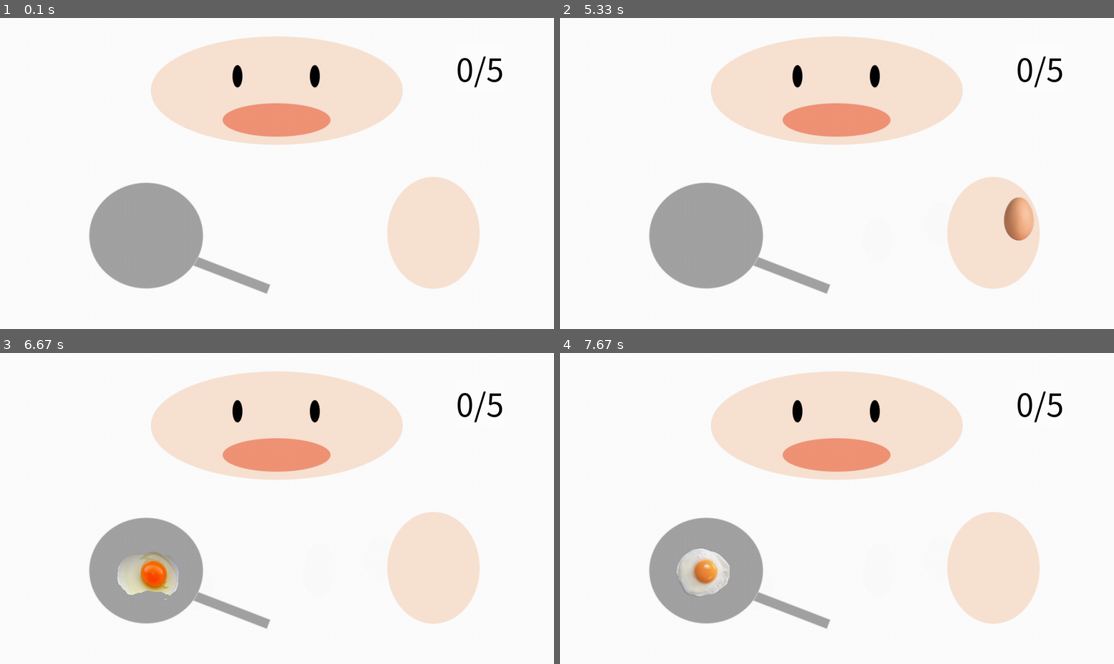
Above: before the commit, frames 1-4 (two rows, left to right).
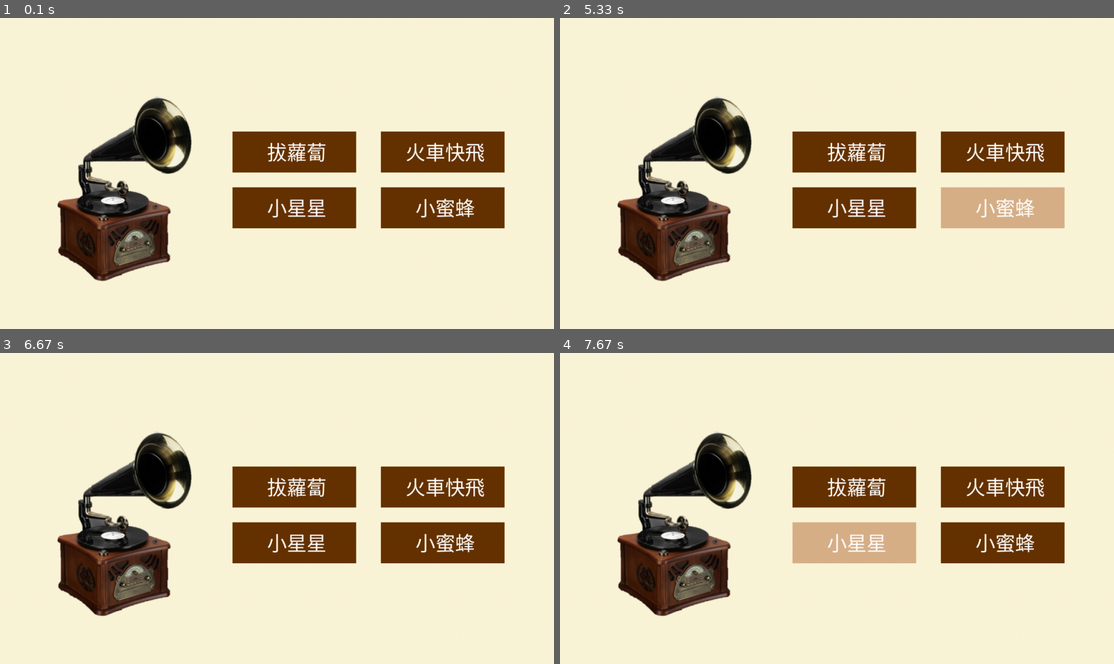
Above: after the commit, the same moments.

Repository: Luo-Andy-043/PBC_Final
Game: pygame game, started from Coding/mock_test.py
Same seed, same stepped clock (60 frames per second), same inputs: the game is played once before the commit and once after it.
Inputs (mouse positions are in pixels of both pictures, inside the frame that each line leads up to):
- Up to frame 1 (0.1 s): no input
- Up to frame 2 (5.33 s): press the mouse at (853, 151) at 0.37 s; move the mouse to (853, 207) at 0.47 s; release the mouse at (853, 263) at 0.6 s; press the mouse at (1003, 207) at 0.7 s; move the mouse to (942, 223) at 0.8 s; release the mouse at (875, 238) at 0.93 s; click (1003, 151) at 1.05 s, where only the run after the commit has a clickable "火車快飛"; click (654, 235) at 1.38 s; press the mouse at (853, 151) at 2.2 s; move the mouse to (942, 173) at 2.3 s; release the mouse at (1036, 195) at 2.43 s; click (1047, 58) at 2.55 s; press the mouse at (1003, 151) at 2.87 s; move the mouse to (853, 120) at 2.97 s; release the mouse at (704, 92) at 3.1 s; click (853, 207) at 3.22 s, where only the run after the commit has a clickable "小星星"; click (748, 95) at 3.55 s; press the mouse at (1003, 151) at 3.87 s; move the mouse to (892, 207) at 3.97 s; release the mouse at (776, 266) at 4.1 s; press the mouse at (853, 151) at 4.2 s; move the mouse to (875, 161) at 4.3 s; release the mouse at (892, 167) at 4.43 s; press the mouse at (1003, 151) at 4.53 s; move the mouse to (831, 204) at 4.63 s; release the mouse at (659, 257) at 4.77 s; press the mouse at (853, 207) at 4.87 s; move the mouse to (825, 170) at 4.97 s; release the mouse at (803, 133) at 5.1 s; click (1019, 220) at 5.22 s
- Up to frame 3 (6.67 s): press the mouse at (293, 542) at 5.53 s; move the mouse to (376, 524) at 5.63 s; release the mouse at (459, 508) at 5.77 s; press the mouse at (443, 486) at 5.87 s; move the mouse to (282, 480) at 5.97 s; release the mouse at (121, 474) at 6.1 s; press the mouse at (443, 542) at 6.2 s; move the mouse to (321, 564) at 6.3 s; release the mouse at (199, 589) at 6.43 s; press the mouse at (293, 486) at 6.53 s; move the mouse to (210, 492) at 6.63 s
- Up to frame 4 (7.67 s): release the mouse at (681, 496) at 6.77 s; press the mouse at (853, 486) at 6.87 s; move the mouse to (781, 536) at 6.97 s; release the mouse at (709, 586) at 7.1 s; press the mouse at (1003, 486) at 7.2 s; move the mouse to (992, 520) at 7.3 s; release the mouse at (981, 555) at 7.43 s; press the mouse at (1003, 486) at 7.53 s; move the mouse to (837, 539) at 7.63 s

The runs differ from the first frame. In frame 1, 87% of the frame differs, in the area x 0-100%, y 0-100%; in frame 2, 87%; in frame 3, 87%; in frame 4, 87%.

Commit message:
猜歌！

Diff:
--- a/Coding/mock_test.py
+++ b/Coding/mock_test.py
@@ -195,10 +195,71 @@
                 screen.blit(win, (0,0))
 
             pygame.display.update()
-    # def guess_song(self):
+
+    def guess_song(self):
+
+        # 載入圖片
+        machine = pygame.image.load('./素材/猜歌/機器.png')
+
+        # 字型
+        fontobj = pygame.font.Font('./素材/fonts/NotoSansCJKtc-hinted/NotoSansCJKtc-Black.otf', 40)
+
+        # 顏色
+        normal = (102,51,0)
+        light = (216,176,136)
+        white = (255,255,255)
+
+        Q1 = False
+        Q2 = False
+        Q3 = False
+        run = True
+        while run:
+            for event in pygame.event.get():
+                if event.type == pygame.QUIT:
+                    run = False
+
+            # 畫選項格子
+            position = pygame.mouse.get_pos()
+            # potion1
+            if 470 <= position[0] <= 720 and 230 <= position[1] <= 313:
+                pygame.draw.rect(screen, light, [470, 230, 250, 83], 0)
+            else:
+                pygame.draw.rect(screen, normal, [470, 230, 250, 83], 0)
+            # option2
+            if 770 <= position[0] <= 1020 and 230 <= position[1] <= 313:
+                pygame.draw.rect(screen, light, [770, 230, 250, 83], 0)
+            else:
+                pygame.draw.rect(screen, normal, [770, 230, 250, 83], 0)
+            # option3
+            if 470 <= position[0] <= 720 and 343 <= position[1] <= 426:
+                pygame.draw.rect(screen, light, [470, 343, 250, 83], 0)
+            else:
+                pygame.draw.rect(screen, normal, [470, 343, 250, 83], 0)
+            # option4
+            if 770 <= position[0] <= 1020 and 343 <= position[1] <= 426:
+                pygame.draw.rect(screen, light, [770, 343, 250, 83], 0)
+            else:
+                pygame.draw.rect(screen, normal, [770, 343, 250, 83], 0)
+
+            # Q1
+            answer11 = fontobj.render('拔蘿蔔', True, white)
+            screen.blit(answer11,(540,240))
+            answer12 = fontobj.render('火車快飛', True, white)
+            screen.blit(answer12,(820,240))
+            answer13 = fontobj.render('小星星', True, white)
+            screen.blit(answer13,(540,353))
+            answer14 = fontobj.render('小蜜蜂', True, white)
+            screen.blit(answer14,(840,353))
+
+            pygame.display.update()
+
+            # 畫背景
+            screen.fill((252,245,216))
+            machine = pygame.transform.smoothscale(machine, (378,415))
+            screen.blit(machine, (75,140))
 
 
 # 玩遊戲!
 play = little_game()
-play.egg_game()
+play.guess_song()
 pygame.quit()
Binary file added: Coding/素材/猜歌/機器.png
Not shown, added: Coding/素材/猜歌/三輪車前奏.mp3
Not shown, added: Coding/素材/猜歌/拔蘿蔔前奏.mp3
Not shown, added: Coding/素材/猜歌/魚兒水中游前奏.mp3
